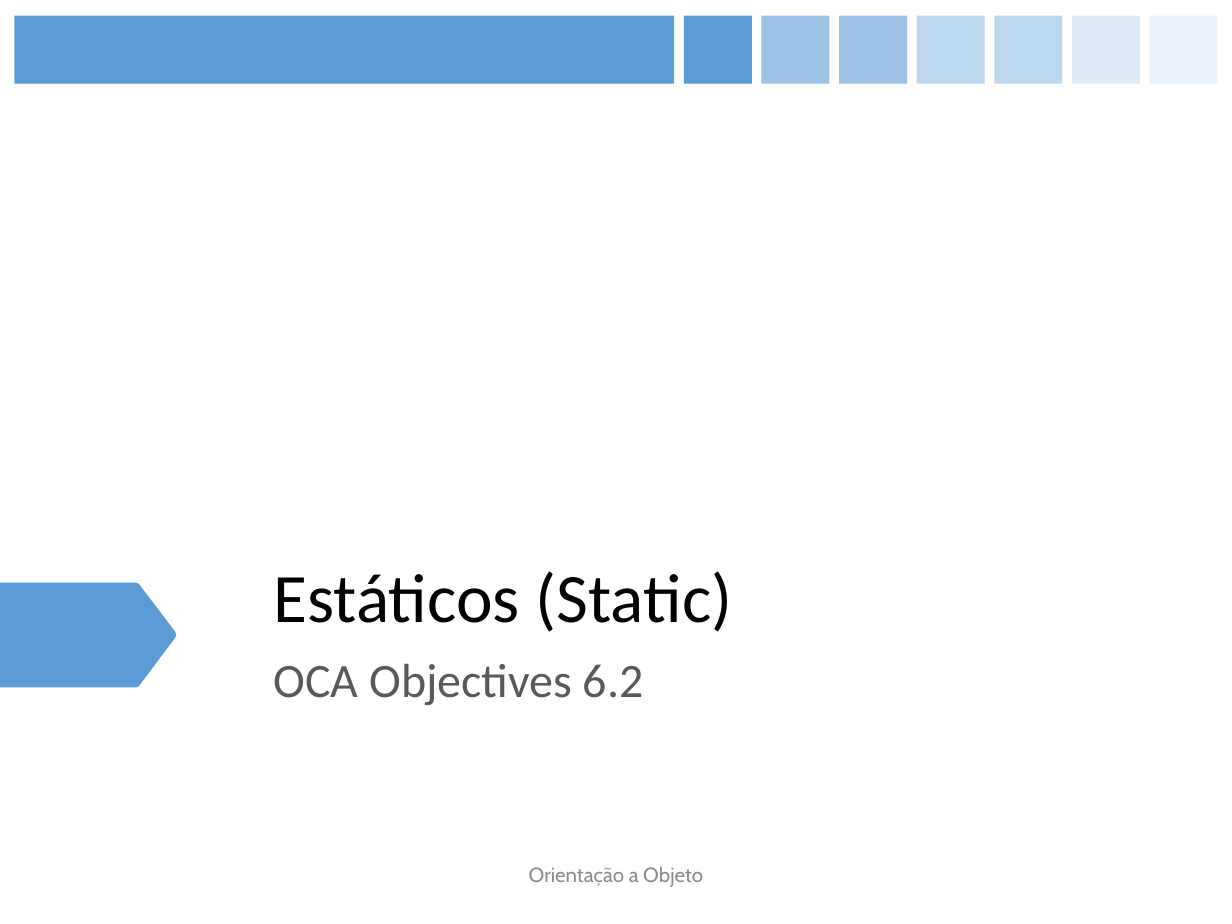
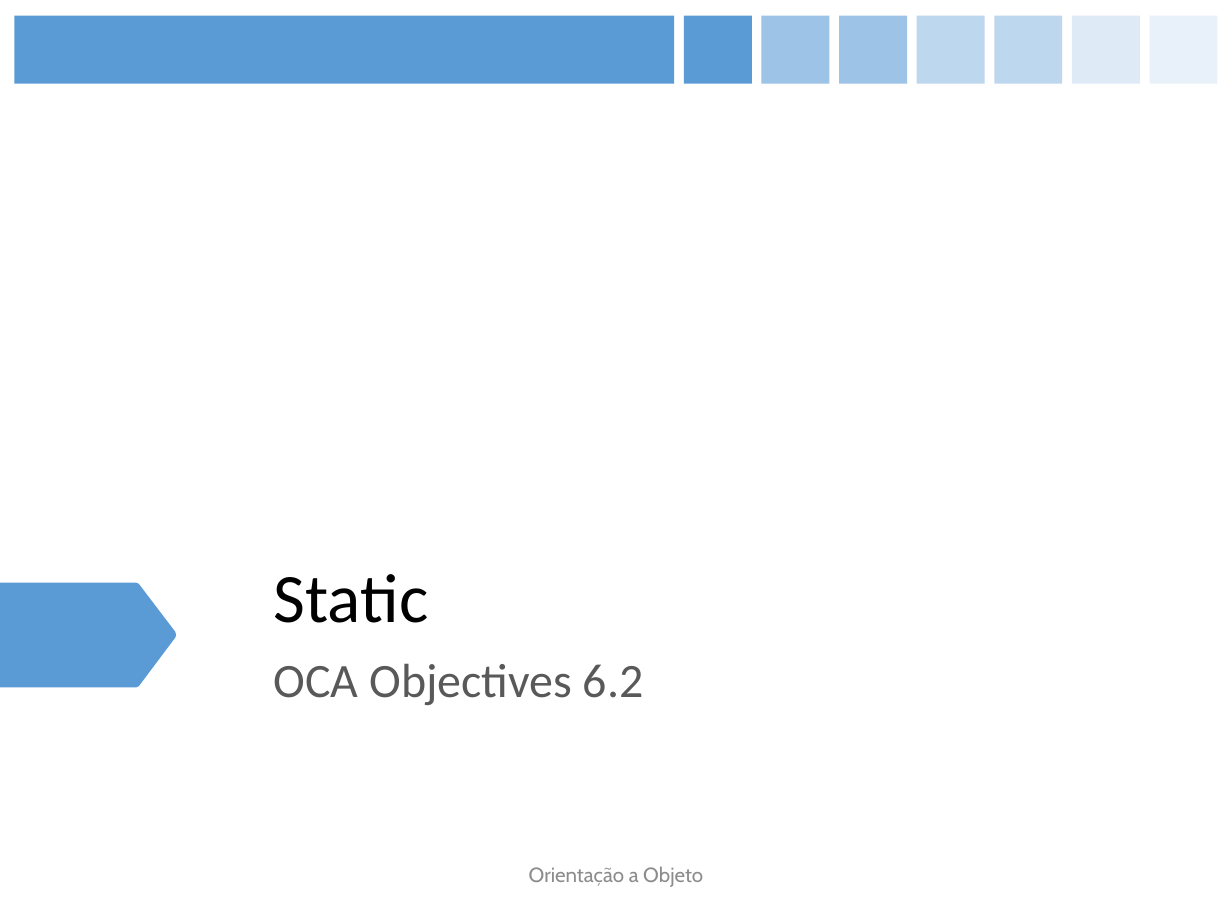
Before and after one commit to figueiredojrr/treinamentoJavaSeOcaAgosto, a slide deck: slide 49 of TreinamentoJavaSeOca/documentos/apresentação/OCA.pptx. Drawn at 1232x924 pixels with LibreOffice and Linux fonts; fonts in the diff are those of the drawing. Boxes give left, top, right and bottom in pixels: in the first picture for what was removed or moved away, otherwise in the second. Text is boxed around its words. In the diff, an @@ line names an element or a change of style, - is before the commit and + after.

```diff
--- a/TreinamentoJavaSeOca/documentos/apresentação/OCA.pptx
+++ b/TreinamentoJavaSeOca/documentos/apresentação/OCA.pptx
@@ title at [274,574,429,623]: text changed @@
-Estáticos (Static)
+Static
```
Also in this commit, not shown: 4 other slides changed, 4 slides added.
